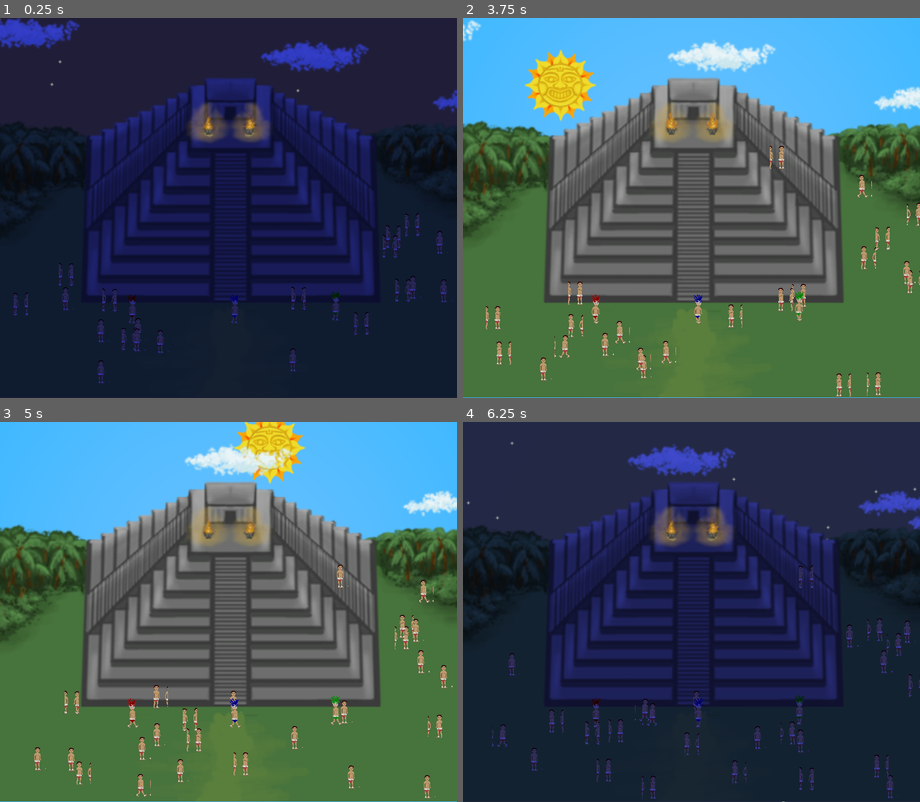
Above: before the commit, frames 1-4 (two rows, left to right).
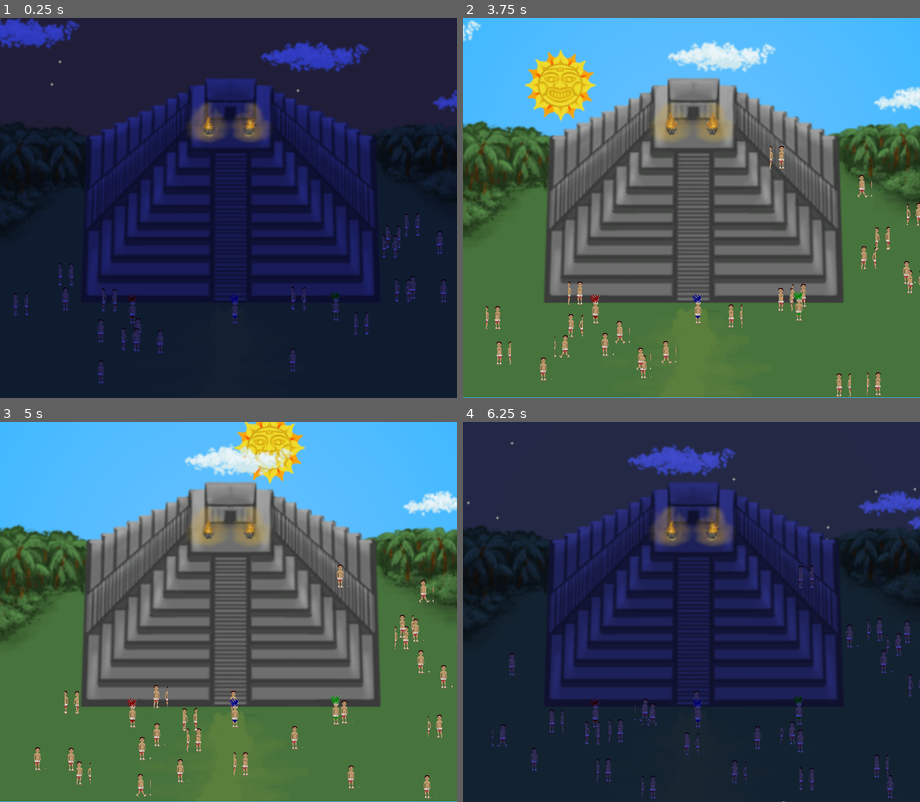
Above: after the commit, the same moments.

Repository: JohnMeadow1/RisingSun
Game: Godot game, scene res://main.tscn
Two runs of this game, one before a commit and one after it. Both use one fixed random seed, a clock stepped at 60 frames per second and the inputs below.
Inputs:
- Up to frame 1 (0.25 s): no input
- Up to frame 2 (3.75 s): no input
- Up to frame 3 (5 s): no input
- Up to frame 4 (6.25 s): no input

The runs differ from the first frame. In frame 1, less than 0.1% of the frame differs, in the area x 27-75%, y 71-81%; in frame 2, 0.2%; in frame 3, 0.2%; in frame 4, 0.1%.

Commit message:
Player Idle

Diff:
--- a/source/scenes/players/player1.tscn
+++ b/source/scenes/players/player1.tscn
@@ -8,7 +8,25 @@
 
 [sub_resource type="Animation" id=1]
 
-resource_name = "walk"
+resource_name = "idle"
+length = 1.0
+loop = false
+step = 0.1
+tracks/0/type = "value"
+tracks/0/path = NodePath("Sprite:frame")
+tracks/0/interp = 1
+tracks/0/loop_wrap = true
+tracks/0/imported = false
+tracks/0/enabled = true
+tracks/0/keys = {
+"times": PoolRealArray( 0 ),
+"transitions": PoolRealArray( 1 ),
+"update": 1,
+"values": [ 0 ]
+}
+
+[sub_resource type="Animation" id=2]
+
 length = 0.8
 loop = true
 step = 0.1
@@ -37,12 +55,12 @@
 "values": [ 1, 2, 3, 4 ]
 }
 
-[sub_resource type="CircleShape2D" id=2]
+[sub_resource type="CircleShape2D" id=3]
 
 custom_solver_bias = 0.0
 radius = 3.0
 
-[node name="player" type="KinematicBody2D" index="0"]
+[node name="player" type="KinematicBody2D"]
 
 input_pickable = false
 collision_layer = 2
@@ -59,7 +77,6 @@
 z_index = 5
 texture = ExtResource( 2 )
 hframes = 5
-frame = 1
 _sections_unfolded = [ "Animation", "Region", "Transform", "Z Index" ]
 
 [node name="Sprite2" type="Sprite" parent="." index="1"]
@@ -79,12 +96,13 @@
 playback_process_mode = 1
 playback_default_blend_time = 0.0
 playback_speed = 1.0
-anims/walk = SubResource( 1 )
+anims/idle = SubResource( 1 )
+anims/walk = SubResource( 2 )
 blend_times = [  ]
 
 [node name="CollisionShape2D" type="CollisionShape2D" parent="." index="3"]
 
-shape = SubResource( 2 )
+shape = SubResource( 3 )
 
 [node name="pickupAudioStreamPlayer2D" type="AudioStreamPlayer2D" parent="." index="4"]
 
--- a/source/scripts/players/player1.gd
+++ b/source/scripts/players/player1.gd
@@ -42,10 +42,12 @@
 	if Input.is_action_pressed("move_left_p" + str(PLAYER_NUM)) and position.x > 0:
 		move.x  -= offset;
 		is_moving = true
+		$Sprite.flip_h = true
 
 	if Input.is_action_pressed("move_right_p" + str(PLAYER_NUM)) and position.x < get_viewport_rect().size.x:
 		move.x  += offset;
 		is_moving = true
+		$Sprite.flip_h = false
 
 	move_and_slide(move * 100)
 
Not shown: 1 places in source/scenes/players/player1.tscn that only renumber resources
